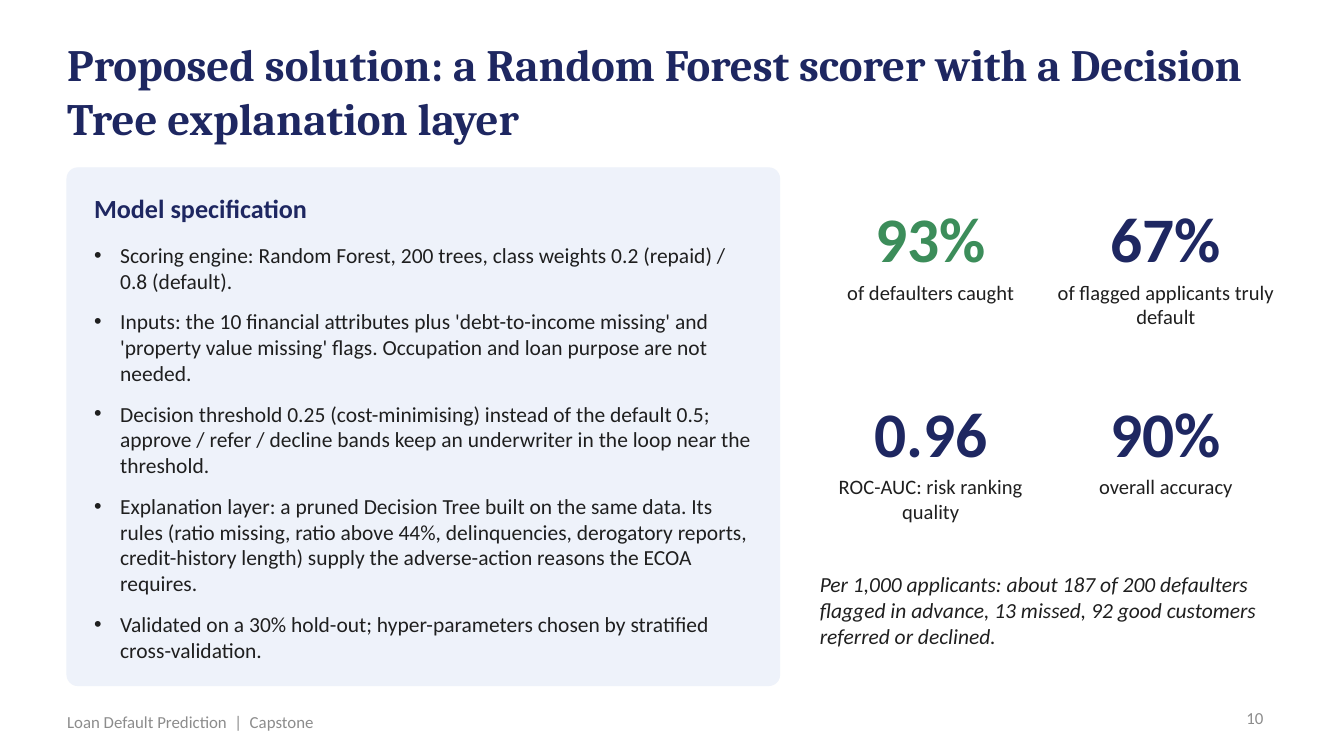
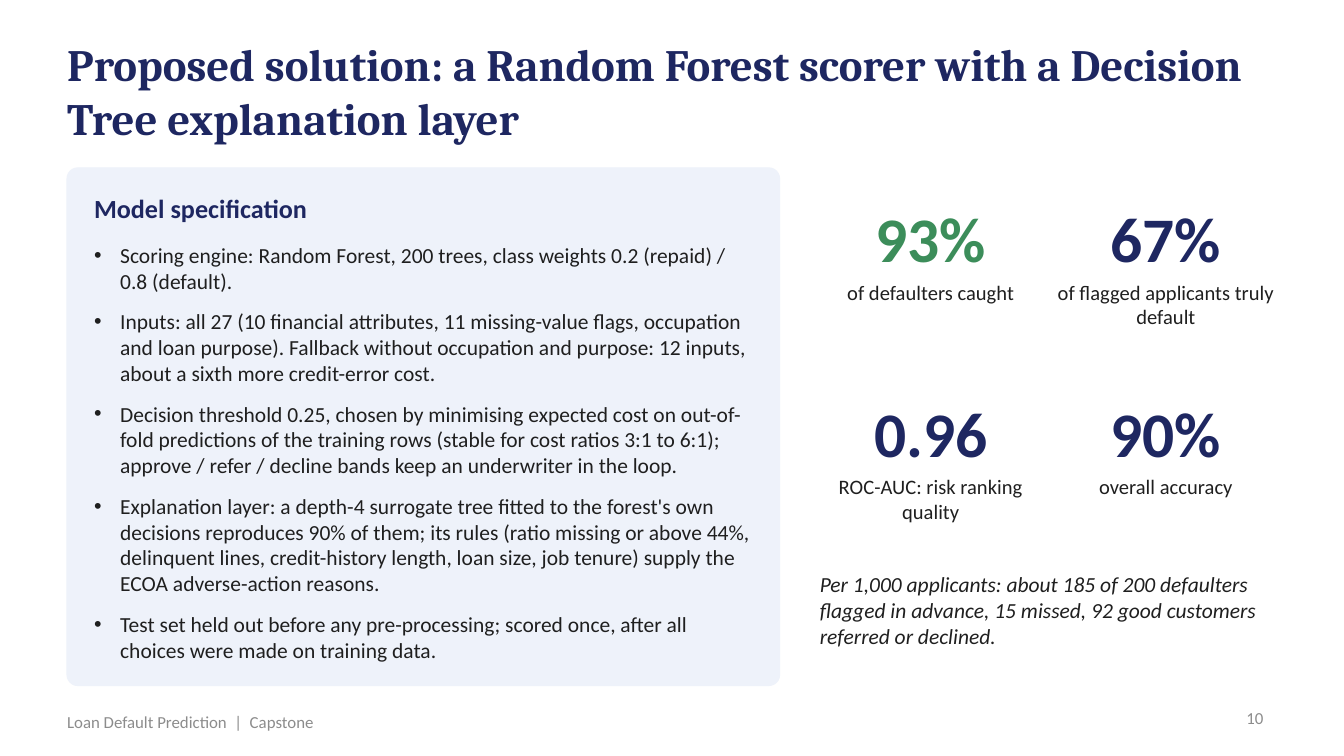
Before and after one commit to shubham1891/Personal-code, a slide deck: slide 10 of presentation/Loan_Default_Prediction_Presentation.pptx. Drawn at 1344x756 pixels with LibreOffice and Linux fonts; fonts in the diff are those of the drawing. Boxes give left, top, right and bottom in pixels: in the first picture for what was removed or moved away, otherwise in the second. Text is boxed around its words. In the diff, an @@ line names an element or a change of style, - is before the commit and + after.

```diff
--- a/presentation/Loan_Default_Prediction_Presentation.pptx
+++ b/presentation/Loan_Default_Prediction_Presentation.pptx
@@ text at <box>120,313,750,662</box>: text changed @@
-• Inputs: the 10 financial attributes plus 'debt-to-income missing' and 'property value missing' flags. Occupation and loan purpose are not needed.
-• Decision threshold 0.25 (cost-minimising) instead of the default 0.5; approve / refer / decline bands keep an underwriter in the loop near the threshold.
-• Explanation layer: a pruned Decision Tree built on the same data. Its rules (ratio missing, ratio above 44%, delinquencies, derogatory reports, credit-history length) supply the adverse-action reasons the ECOA requires.
-• Validated on a 30% hold-out; hyper-parameters chosen by stratified cross-validation.
+• Inputs: all 27 (10 financial attributes, 11 missing-value flags, occupation and loan purpose). Fallback without occupation and purpose: 12 inputs, about a sixth more credit-error cost.
+• Decision threshold 0.25, chosen by minimising expected cost on out-of-fold predictions of the training rows (stable for cost ratios 3:1 to 6:1); approve / refer / decline bands keep an underwriter in the loop.
+• Explanation layer: a depth-4 surrogate tree fitted to the forest's own decisions reproduces 90% of them; its rules (ratio missing or above 44%, delinquent lines, credit-history length, loan size, job tenure) supply the ECOA adverse-action reasons.
+• Test set held out before any pre-processing; scored once, after all choices were made on training data.
@@ text at <box>820,577,1256,647</box>: text changed @@
-Per 1,000 applicants: about 187 of 200 defaulters flagged in advance, 13 missed, 92 good customers referred or declined.
+Per 1,000 applicants: about 185 of 200 defaulters flagged in advance, 15 missed, 92 good customers referred or declined.
```
Also in this commit, not shown: 13 other slides changed, 20 other files.
